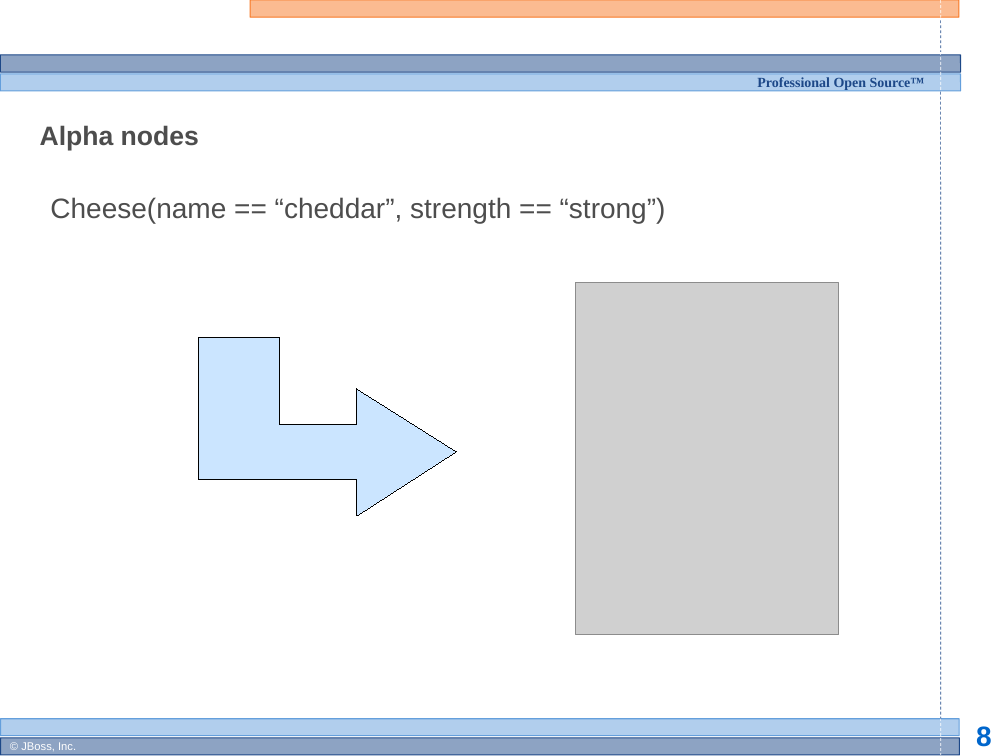
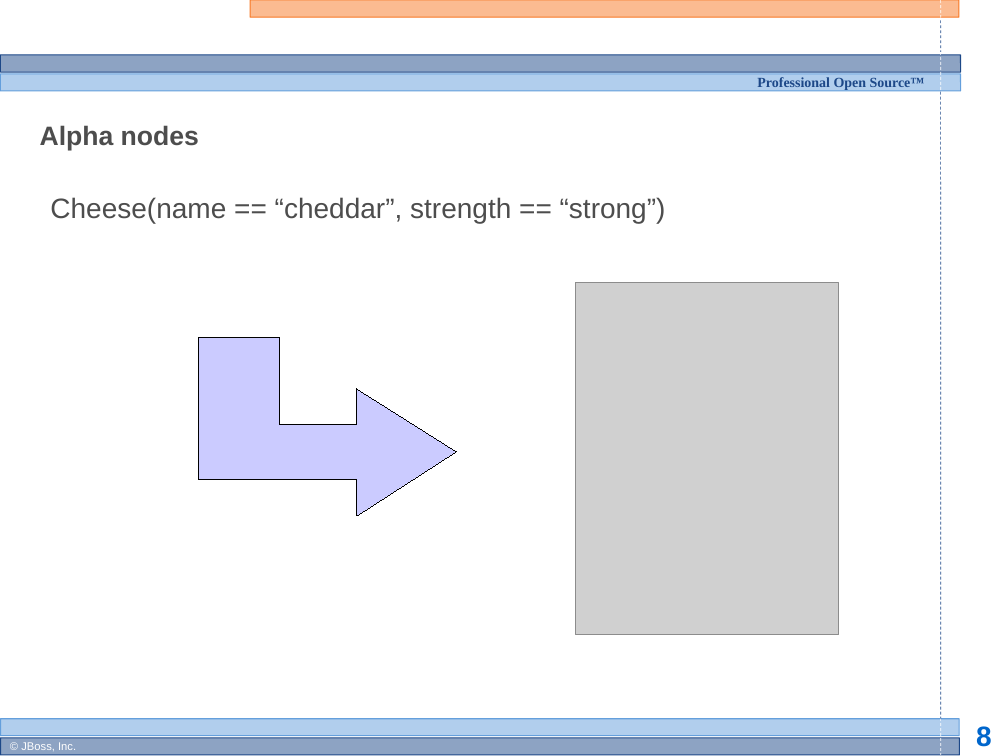
Before and after one commit to bobmcwhirter/drools, a slide deck: slide 8 of documentation/training/developers-course/Module 4 - Rule Engine Concepts 2.odp. Drawn at 1008x756 pixels with LibreOffice and Linux fonts; fonts in the diff are those of the drawing; grey boxes stand for pictures; background and template pictures are left out. Boxes give left, top, right and bottom in pixels: in the first picture for what was removed or moved away, otherwise in the second. Text is boxed around its words. In the diff, an @@ line names an element or a change of style, - is before the commit and + after.

```diff
--- a/documentation/training/developers-course/Module 4 - Rule Engine Concepts 2.odp
+++ b/documentation/training/developers-course/Module 4 - Rule Engine Concepts 2.odp
@@ freeform shape at (199,338,457,516): fill #99CCFF at 50% opacity to #9999FF at 50% opacity @@
```
Also in this commit, not shown: 1 other slide changed, 5 slides added.
